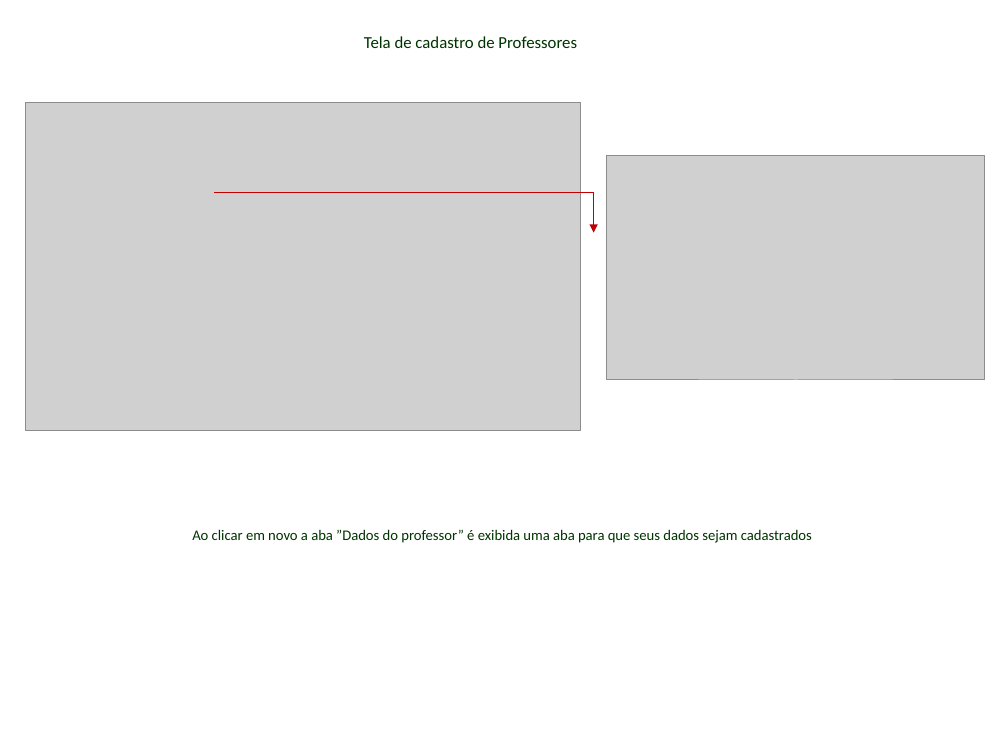
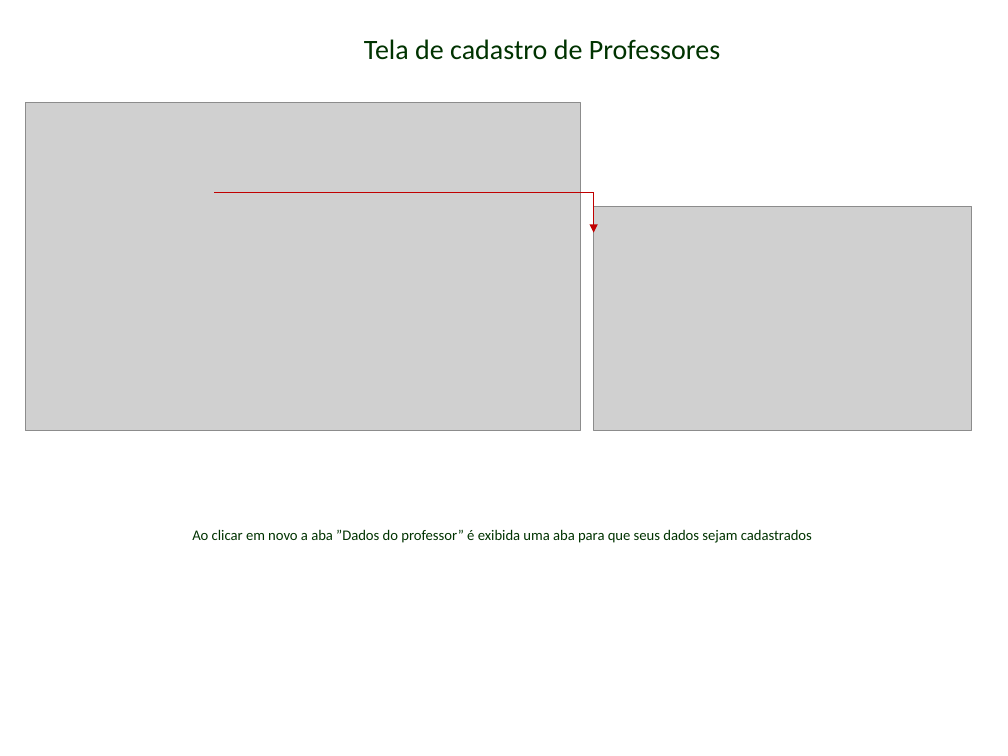
Before and after one commit to Alexandresl/trabalho-java, a slide deck: slide 19 of manual java.odp. Drawn at 1008x756 pixels with LibreOffice and Linux fonts; fonts in the diff are those of the drawing; grey boxes stand for pictures; background and template pictures are left out. Boxes give left, top, right and bottom in pixels: in the first picture for what was removed or moved away, otherwise in the second. Text is boxed around its words. In the diff, an @@ line names an element or a change of style, - is before the commit and + after.

```diff
--- a/manual java.odp
+++ b/manual java.odp
@@ free "Tela de cadastro de Professores": place and size @@
-free "Tela de cadastro de Professores" at box(354, 26, 591, 56)
+free "Tela de cadastro de Professores" at box(354, 26, 736, 70)
@@ free "Tela de cadastro de Professores" at box(354, 26, 736, 70): size 12 to 20 pt @@
@@ picture: place and size @@
-picture at box(607, 156, 985, 380)
+picture at box(594, 207, 972, 430)
```
Also in this commit, not shown: 9 other slides changed, 2 slides added, 14 other files.
